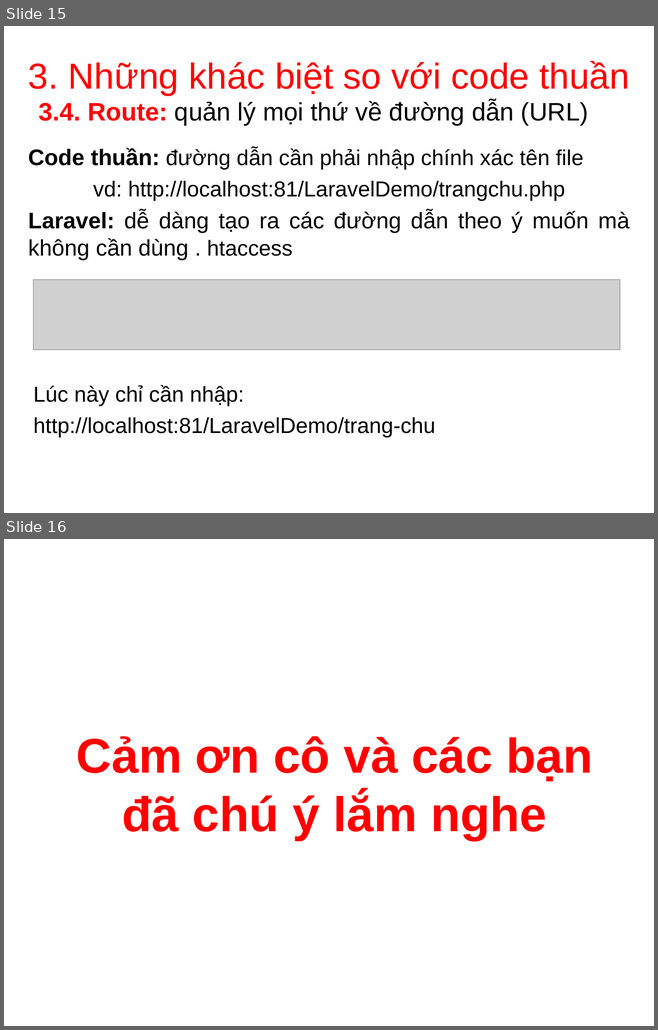
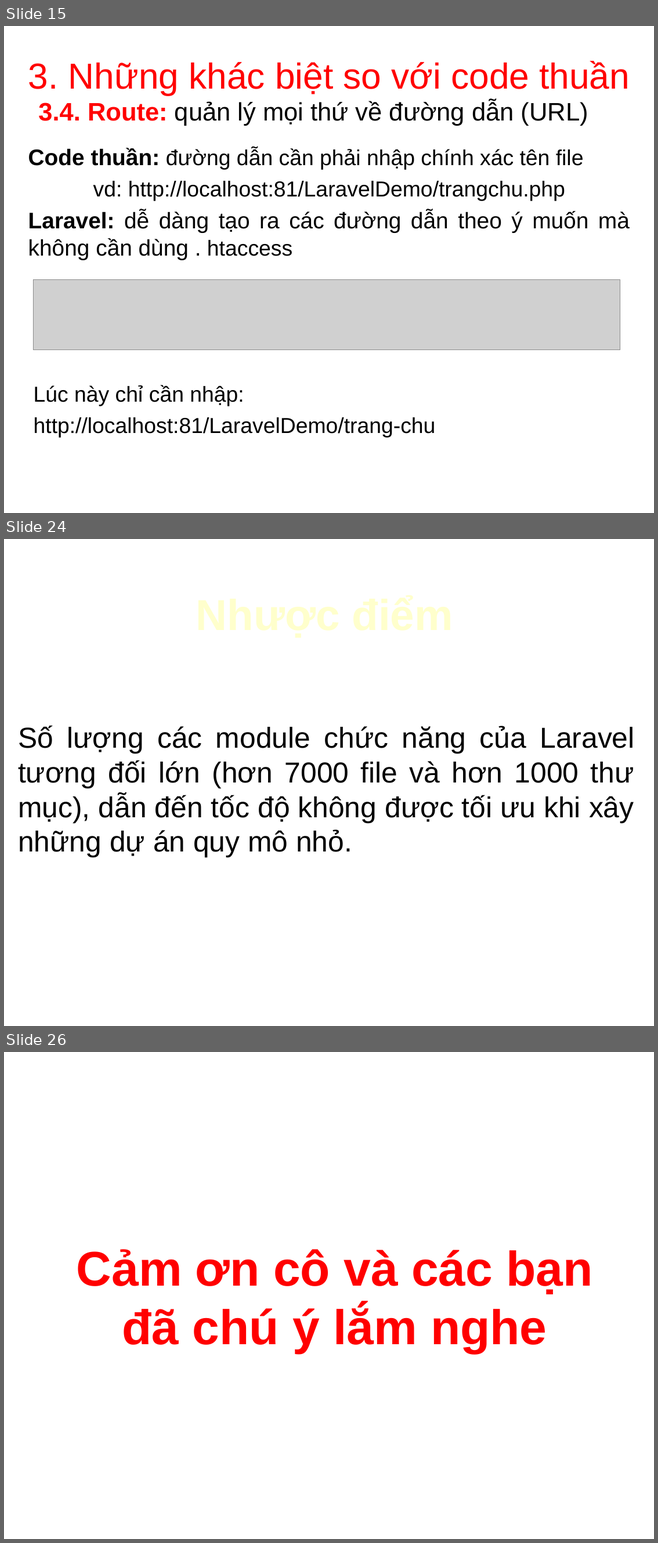
Before and after one commit to buckblack/CNPM_Nhom4_ca1, a slide deck: cnpm_laravel.ppt. Shown one above the other, each under a label of ours: slides 15 and 16 before the commit, slides 15, 24 and 26 after it; the slides between them are not shown. The pictures are 658x1030 and 658x1543 pixels, drawn with LibreOffice and Linux fonts; fonts in the diff are those of the drawing; grey boxes stand for pictures; background and template pictures are left out. Boxes give left, top, right and bottom in pixels: in the first picture for what was removed or moved away, otherwise in the second. Text is boxed around its words. In the diff, an @@ line names an element or a change of style, - is before the commit and + after.

Commit message:
laravel

```diff
--- a/cnpm_laravel.ppt
+++ b/cnpm_laravel.ppt
@@ slide 24 added at [4, 539, 654, 1026], background picture (left out) @@
@@ title added at [32, 578, 616, 647], 48 pt, text #FFFFCC, bold @@
+Nhược điểm
@@ text added at [18, 725, 634, 858], 32 pt, text #000000 @@
+Số lượng các module chức năng của Laravel tương đối lớn (hơn 7000 file và hơn 1000 thư mục), dẫn đến tốc độ không được tối ưu khi xây những dự án quy mô nhỏ.
@@ what was slide 16 is now slide 26 @@
```
Also in this commit, not shown: 9 other slides added.
